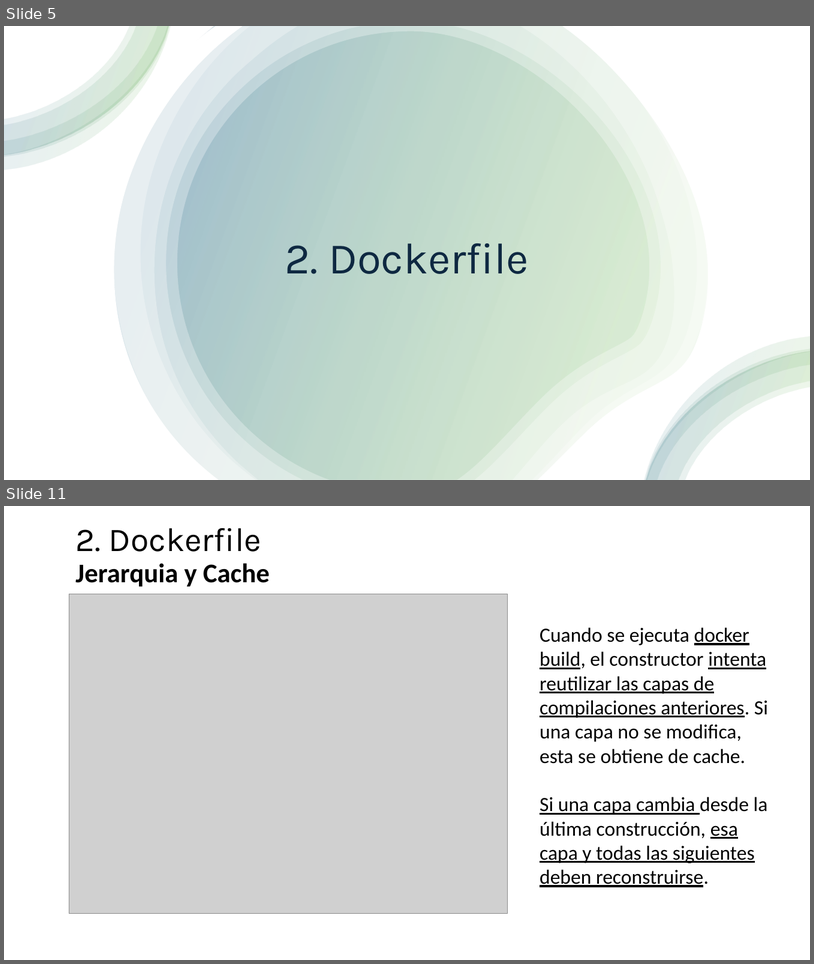
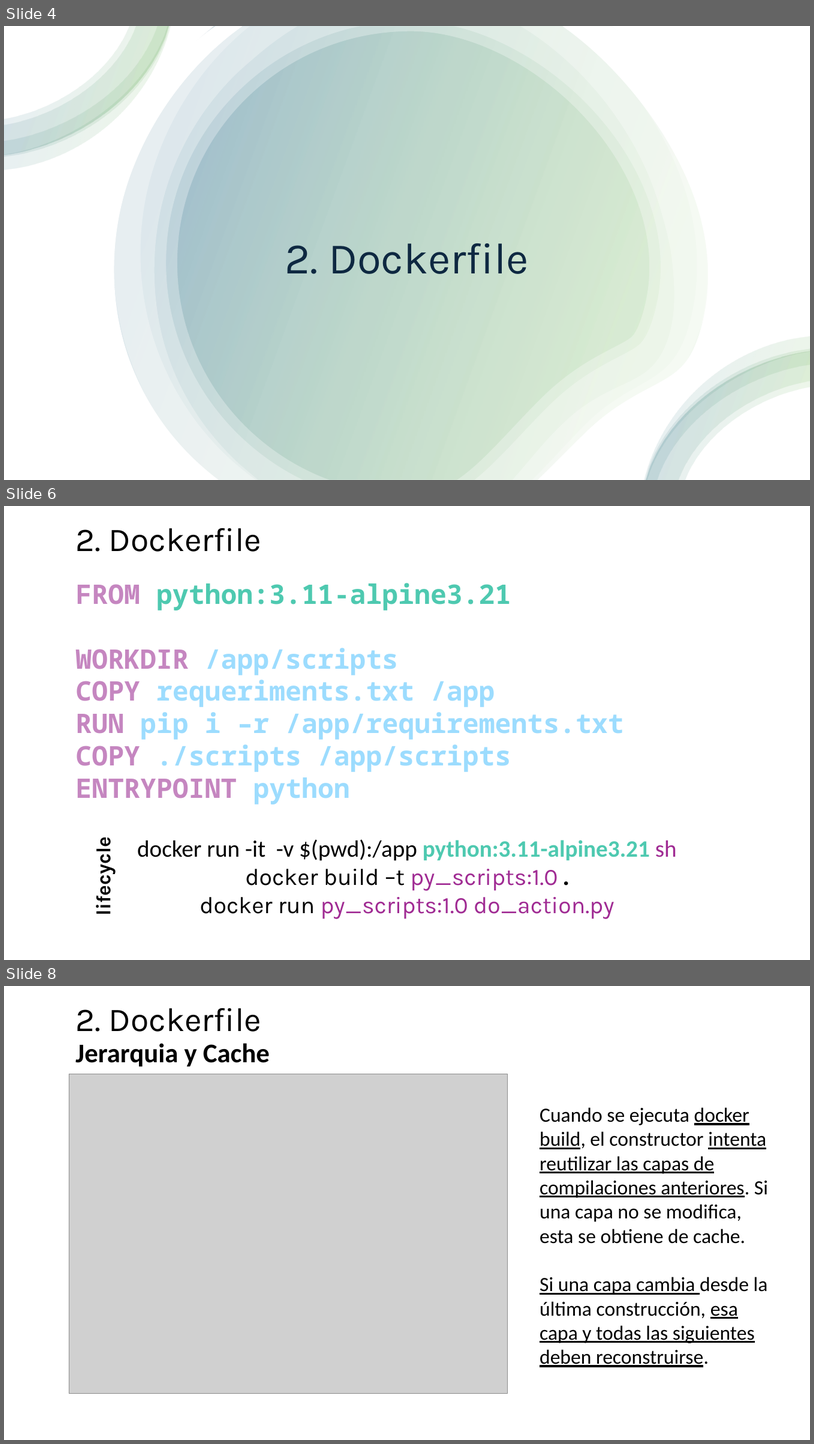
Before and after one commit to jpaniorte/docker25, a slide deck: ppt/3_Dockerfile.pptx. Shown one above the other, each under a label of ours: slides 5 and 11 before the commit, slides 4, 6 and 8 after it; the slides between them are not shown. The pictures are 814x964 and 814x1444 pixels, drawn with LibreOffice and Linux fonts; fonts in the diff are those of the drawing; grey boxes stand for pictures. Boxes give left, top, right and bottom in pixels: in the first picture for what was removed or moved away, otherwise in the second. Text is boxed around its words. In the diff, an @@ line names an element or a change of style, - is before the commit and + after.

```diff
--- a/ppt/3_Dockerfile.pptx
+++ b/ppt/3_Dockerfile.pptx
@@ slide 6 added at (4,506,810,960), background #FFFFFF @@
@@ text added at (76,528,262,552), 39.6 pt, text #000000 @@
+2. Dockerfile
@@ text added at (75,583,624,804), 32 pt, text #9CDCFE, bold @@
+FROM python:3.11-alpine3.21
+WORKDIR /app/scripts
+COPY requeriments.txt /app
+RUN pip i –r /app/requirements.txt
+COPY ./scripts /app/scripts
+ENTRYPOINT python
@@ text added at (90,844,116,913), 24 pt, text #000000, bold @@
+lifecycle
@@ text added at (137,839,677,919), 28 pt, text #000000 @@
+docker run -it -v $(pwd):/app python:3.11-alpine3.21 sh
+docker build –t py_scripts:1.0 .
+docker run py_scripts:1.0 do_action.py
@@ what was slide 5 is now slide 4 @@
@@ what was slide 11 is now slide 8 @@
```
Also in this commit, not shown: 6 slides changed, 12 other slides added, 7 slides removed, 3 other files.
